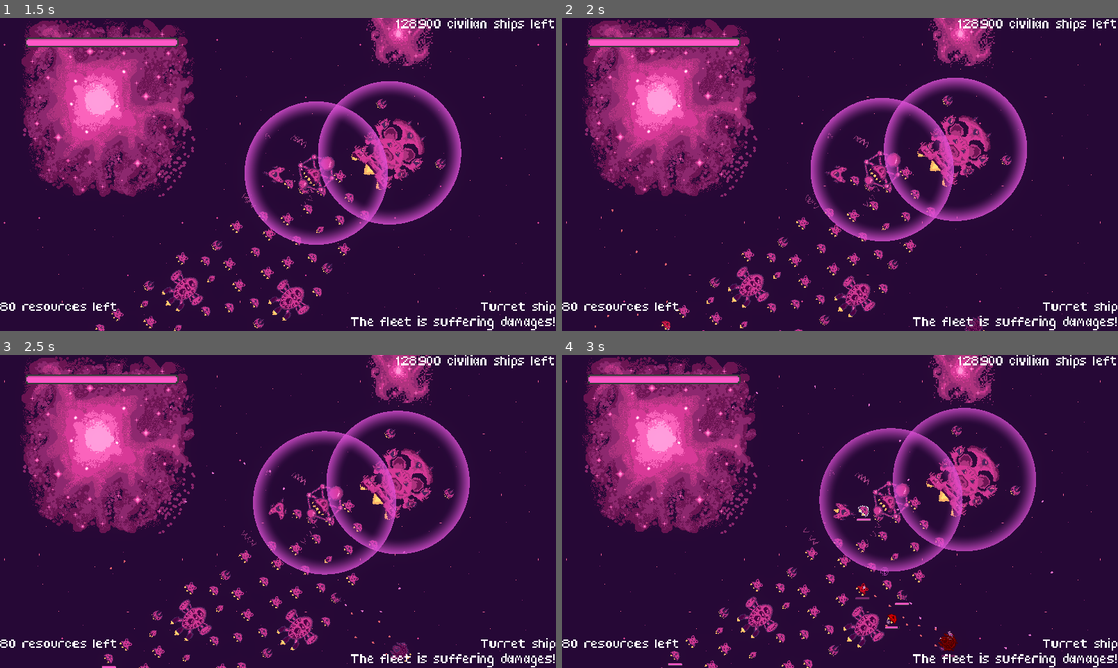
Above: before the commit, frames 1-4 (two rows, left to right).
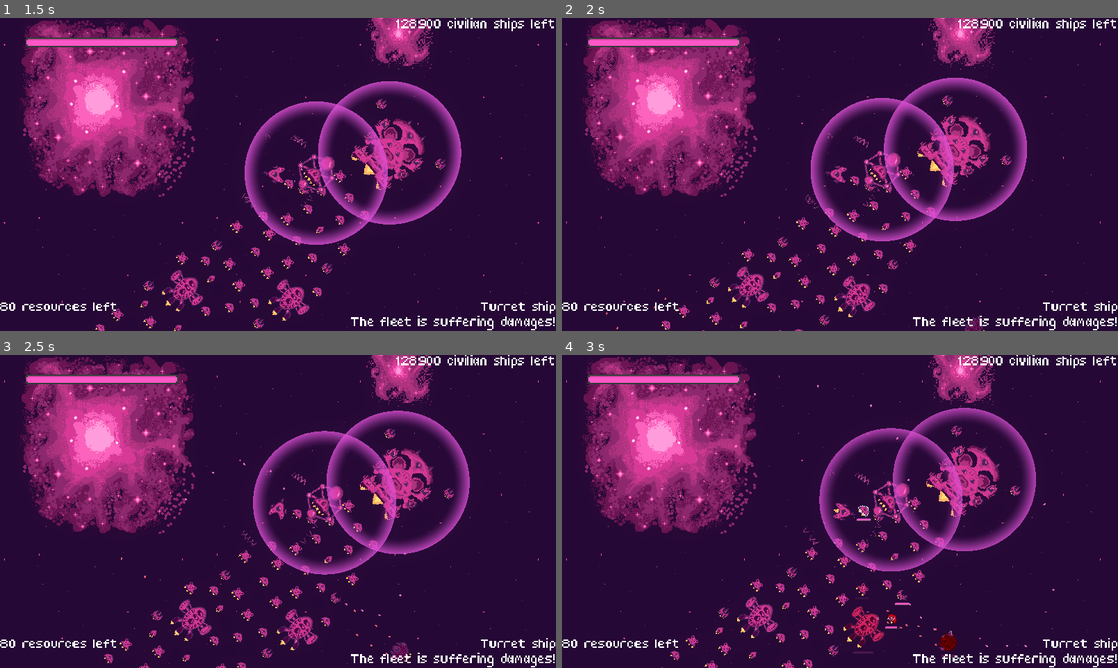
Above: after the commit, the same moments.

Repository: bear-minimum-studio/space-bear
Game: Godot game, scene res://Game.tscn
The game is run twice, just before and just after one commit, with the same random seed, the same clock (stepped at 60 frames per second) and the same inputs.
Inputs:
- Up to frame 1 (1.5 s): tap Enter (upgrade) at 0.5 s; hold Right (turn_right) 0.53-1.28 s; hold X (cycle_selection) 0.53-1.28 s; hold Ctrl (brake) from 1.28 s (still down); tap Down (decelerate) at 1.35 s
- Up to frame 2 (2 s): keep holding Ctrl (brake)
- Up to frame 3 (2.5 s): release Ctrl (brake) at 2.03 s; hold Right (turn_right) from 2.03 s (still down); hold Space (fire) from 2.03 s (still down)
- Up to frame 4 (3 s): release Right (turn_right) at 2.78 s; release Space (fire) at 2.78 s; hold Up (accelerate) from 2.78 s (still down); tap G (grappling_hook) at 2.85 s

Frame 1 is identical in both runs. In frame 2, less than 0.1% of the frame differs, in the area x 5-20%, y 61-100%; in frame 3, less than 0.1%; in frame 4, 0.6%, in the area x 17-89%, y 9-100%.

Commit message:
fix: AutoTurrest shoot only when ennemy is in angle range

Diff:
--- a/npc/AutoTurret.gd
+++ b/npc/AutoTurret.gd
@@ -15,7 +15,7 @@
 		return
 
 	super._physics_process(delta)
-	if target != null:
+	if target != null and _is_in_angle_range(rotation_target):
 		shoot()
 
 func _set_target():
--- a/npc/Turret.gd
+++ b/npc/Turret.gd
@@ -34,21 +34,31 @@
 
 @onready var default_rotation = rotation
 
-@onready var rotation_target: float = default_rotation:
-	set(new_rotation_target):
-		new_rotation_target = fmod(new_rotation_target - default_rotation, PI)
-		new_rotation_target = max(min(new_rotation_target, rotation_range), -rotation_range) + default_rotation
-		rotation_target = new_rotation_target
-
+@onready var rotation_target: float = default_rotation
 
 var shooter : PhysicsBody2D = null
+
+# Clamps given angle to angle range:
+#   min : default_rotation - rotation_range
+#   max : default_rotation + rotation_range
+func _clamp_to_angle_range(angle: float) -> float:
+	var clamped_angle = fmod(angle - default_rotation, PI)
+	clamped_angle = clamp(clamped_angle, -rotation_range, rotation_range) + default_rotation
+	return clamped_angle
+
+# Checks if given angle is in angle range:
+#   min : default_rotation - rotation_range
+#   max : default_rotation + rotation_range
+func _is_in_angle_range(angle: float) -> bool:
+	var clamped_angle = fmod(angle - default_rotation, PI)
+	return -rotation_range <= clamped_angle and clamped_angle <= rotation_range
 
 func init(new_shooter: PhysicsBody2D) -> void:
 	shooter = new_shooter
 
 func _physics_process(delta):
 	_set_rotation_target()
-	rotation = lerp_angle(rotation, rotation_target, rotation_speed * delta)
+	rotation = lerp_angle(rotation, _clamp_to_angle_range(rotation_target), rotation_speed * delta)
 
 func _set_rotation_target():
 	pass
